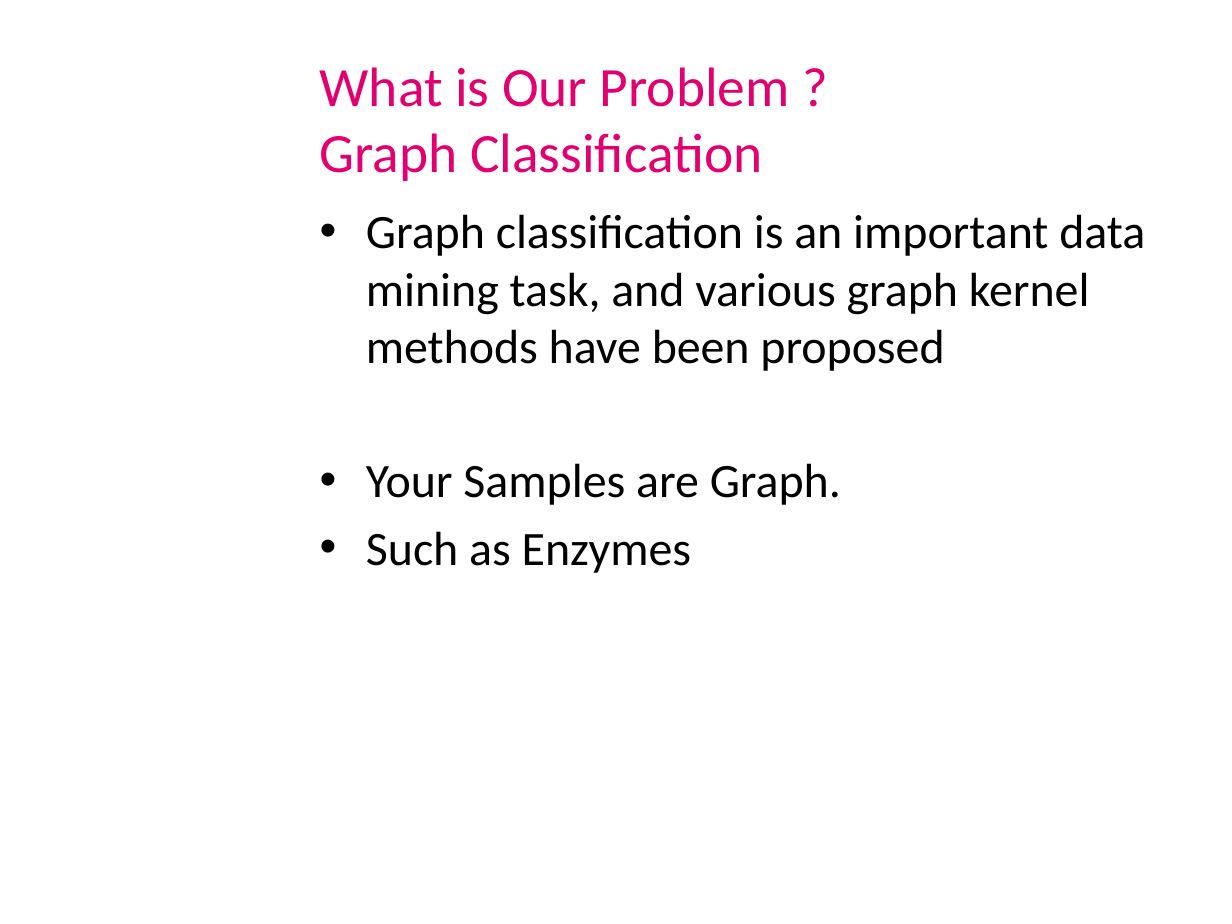
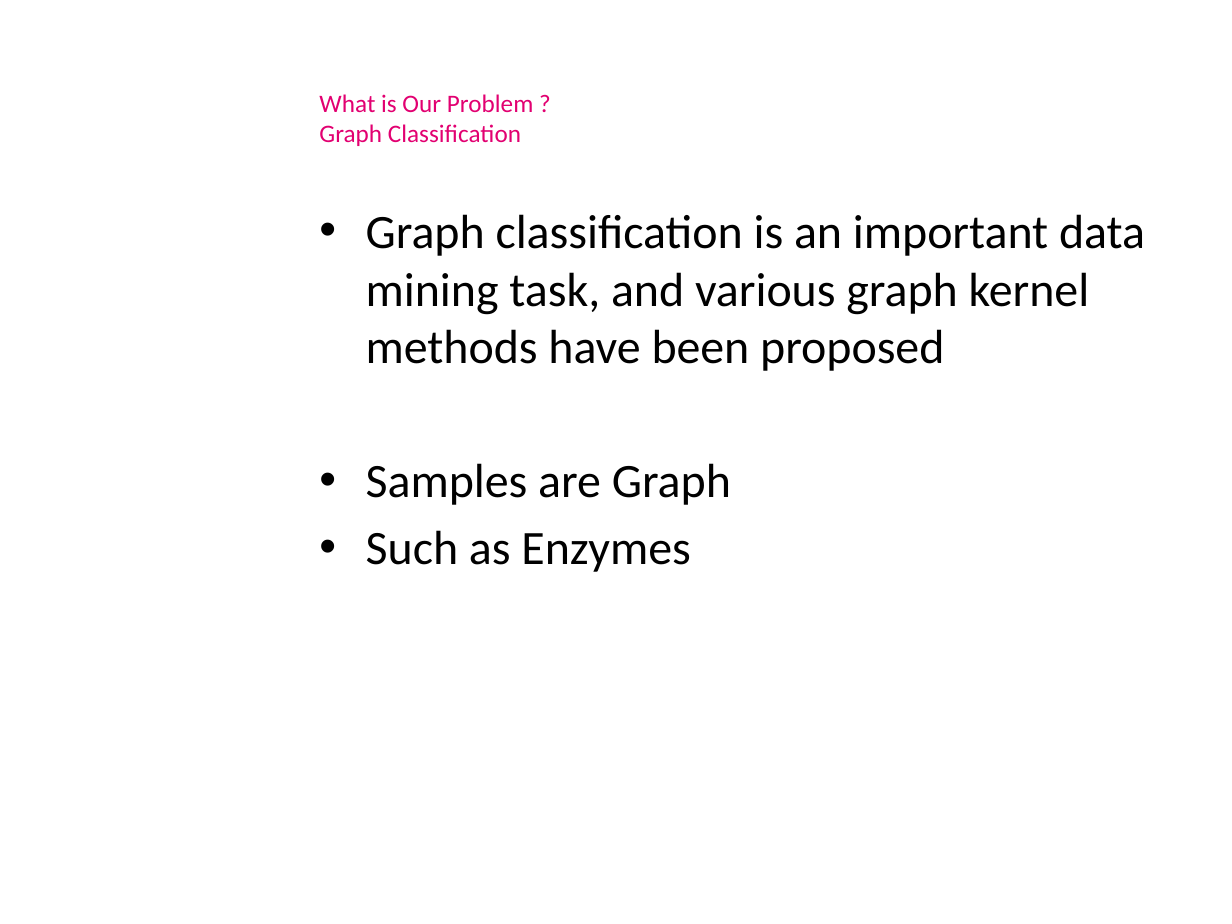
Before and after one commit to shayestehhamid/PatternRecognitionCourse, a slide deck: slide 3 of pattern_Presentation.pptx. Drawn at 1232x924 pixels with LibreOffice and Linux fonts; fonts in the diff are those of the drawing; background and template pictures are left out. Boxes give left, top, right and bottom in pixels: in the first picture for what was removed or moved away, otherwise in the second. Text is boxed around its words. In the diff, an @@ line names an element or a change of style, - is before the commit and + after.

```diff
--- a/pattern_Presentation.pptx
+++ b/pattern_Presentation.pptx
@@ text "What is Our Problem ? ..." at box(319, 94, 533, 146): size 32.4 to 14.8 pt @@
@@ text at box(366, 214, 1145, 572): indent changed @@
@@ text at box(366, 463, 731, 505): text changed @@
-• Your Samples are Graph.
+• Samples are Graph
```
Also in this commit, not shown: 18 other slides changed, 1 other file.
